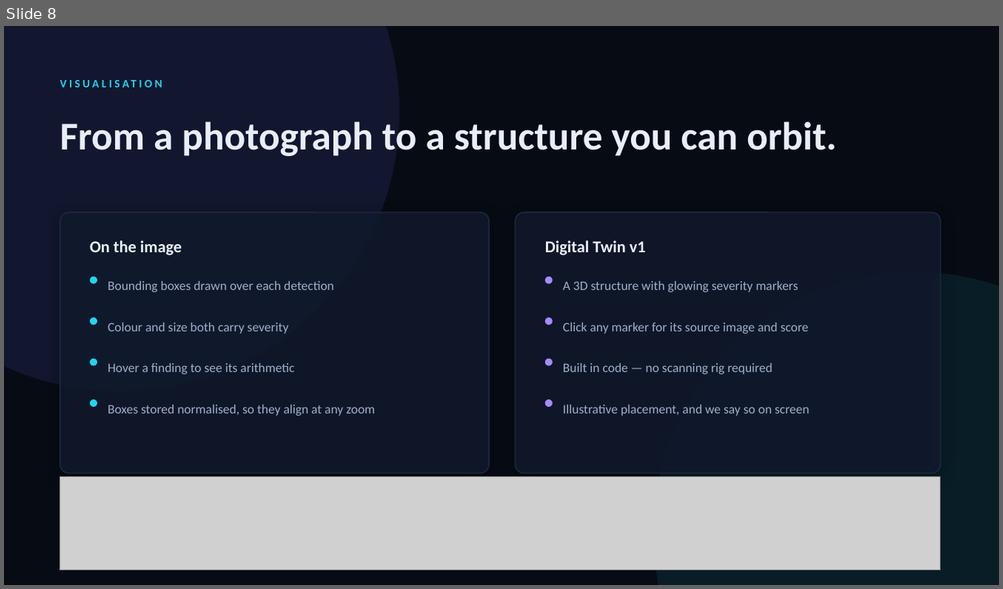
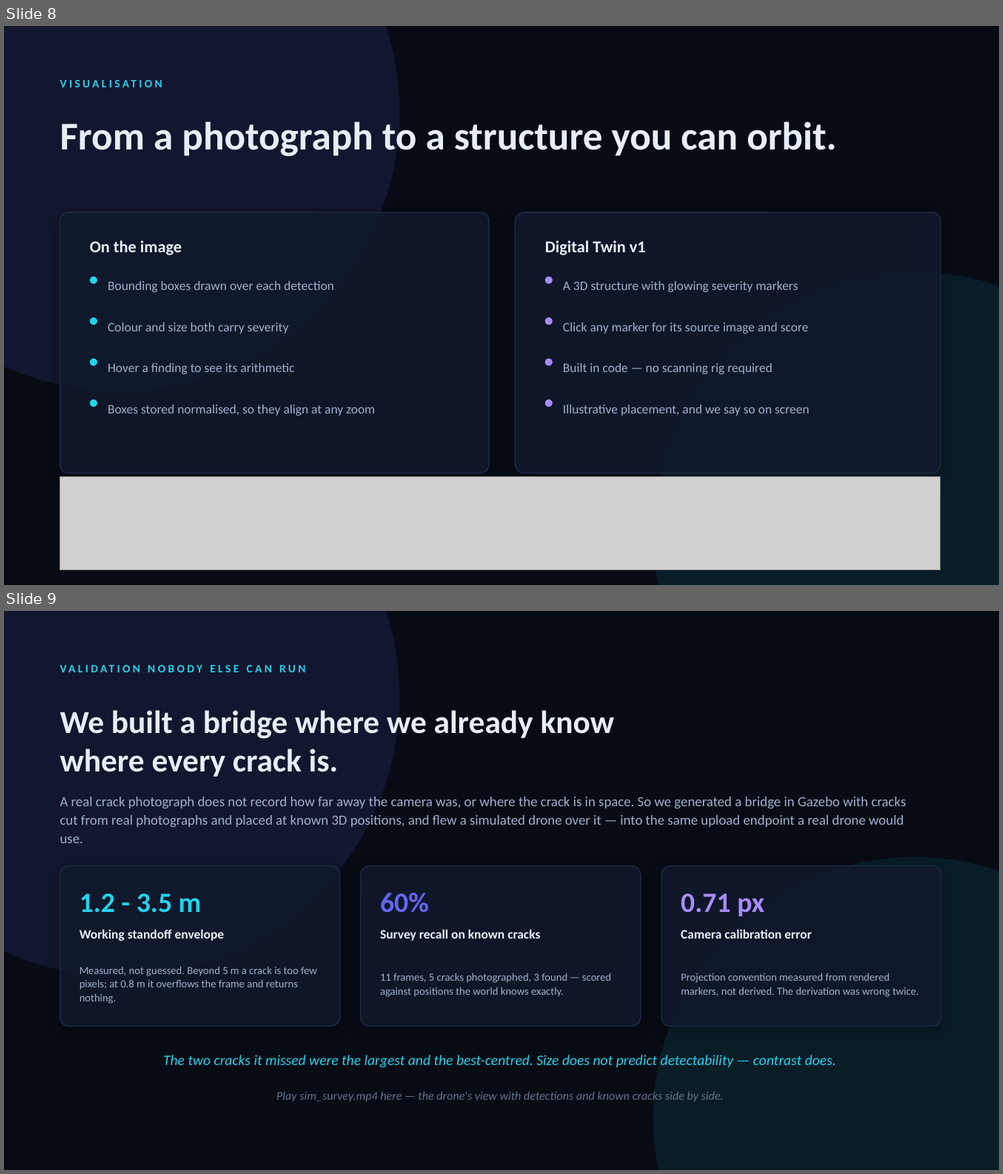
Before and after one commit to drhafiz-ayaan/twinverse-inspect-ai, a slide deck: deliverables/TwinVerse_Inspect_AI_Pitch.pptx. Shown one above the other, each under a label of ours: slide 8 before the commit, slides 8 and 9 after it. The pictures are 1003x589 and 1003x1174 pixels, drawn with LibreOffice and Linux fonts; fonts in the diff are those of the drawing; grey boxes stand for pictures. Boxes give left, top, right and bottom in pixels: in the first picture for what was removed or moved away, otherwise in the second. Text is boxed around its words. In the diff, an @@ line names an element or a change of style, - is before the commit and + after.

```diff
--- a/deliverables/TwinVerse_Inspect_AI_Pitch.pptx
+++ b/deliverables/TwinVerse_Inspect_AI_Pitch.pptx
@@ slide 9 added at bbox=[4, 611, 999, 1170], background #070B14 @@
@@ ellipse added at bbox=[4, 611, 399, 977], fill #6366F1 at 12% opacity @@
@@ text added at bbox=[60, 658, 731, 680], 11 pt, text #22D3EE, bold @@
+VALIDATION NOBODY ELSE CAN RUN
@@ text added at bbox=[60, 710, 614, 777], 31 pt, text #E8EEF8, bold @@
+We built a bridge where we already know
+where every crack is.
@@ text added at bbox=[60, 797, 906, 843], 13.5 pt, text #9FB0CC @@
+A real crack photograph does not record how far away the camera was, or where the crack is in space. So we generated a bridge in Gazebo with cracks cut from real photographs and placed at known 3D positions, and flew a simulated drone over it — into the same upload endpoint a real drone would use.
@@ rounded rectangle added at bbox=[60, 866, 340, 1027], fill #111A2E at 82% opacity, outline #1E2B44 1 pt @@
@@ rounded rectangle added at bbox=[361, 866, 640, 1027], fill #111A2E at 82% opacity, outline #1E2B44 1 pt @@
@@ ellipse added at bbox=[653, 857, 999, 1170], fill #22D3EE at 9% opacity @@
@@ rounded rectangle added at bbox=[661, 866, 941, 1027], fill #111A2E at 82% opacity, outline #1E2B44 1 pt @@
@@ text added at bbox=[79, 894, 202, 913], 27 pt, text #22D3EE, bold @@
+1.2 - 3.5 m
@@ text added at bbox=[380, 893, 429, 913], 27 pt, text #6366F1, bold @@
+60%
@@ text added at bbox=[680, 894, 764, 917], 27 pt, text #A78BFA, bold @@
+0.71 px
@@ text added at bbox=[79, 929, 225, 941], 12.5 pt, text #E8EEF8, bold @@
+Working standoff envelope
@@ text added at bbox=[380, 929, 540, 941], 12.5 pt, text #E8EEF8, bold @@
+Survey recall on known cracks
@@ text added at bbox=[680, 929, 811, 939], 12.5 pt, text #E8EEF8, bold @@
+Camera calibration error
@@ text added at bbox=[79, 967, 317, 1004], 10.5 pt, text #9FB0CC @@
+Measured, not guessed. Beyond 5 m a crack is too few pixels; at 0.8 m it overflows the frame and returns nothing.
@@ text added at bbox=[380, 974, 611, 997], 10.5 pt, text #9FB0CC @@
+11 frames, 5 cracks photographed, 3 found — scored against positions the world knows exactly.
@@ text added at bbox=[680, 974, 919, 997], 10.5 pt, text #9FB0CC @@
+Projection convention measured from rendered markers, not derived. The derivation was wrong twice.
@@ text added at bbox=[163, 1055, 836, 1068], 14 pt, text #22D3EE, italic @@
+The two cracks it missed were the largest and the best-centred. Size does not predict detectability — contrast does.
@@ text added at bbox=[276, 1092, 723, 1102], 11.5 pt, text #64748B, italic @@
+Play sim_survey.mp4 here — the drone's view with detections and known cracks side by side.
```
Also in this commit, not shown: 2 slides changed, 2 other files.
